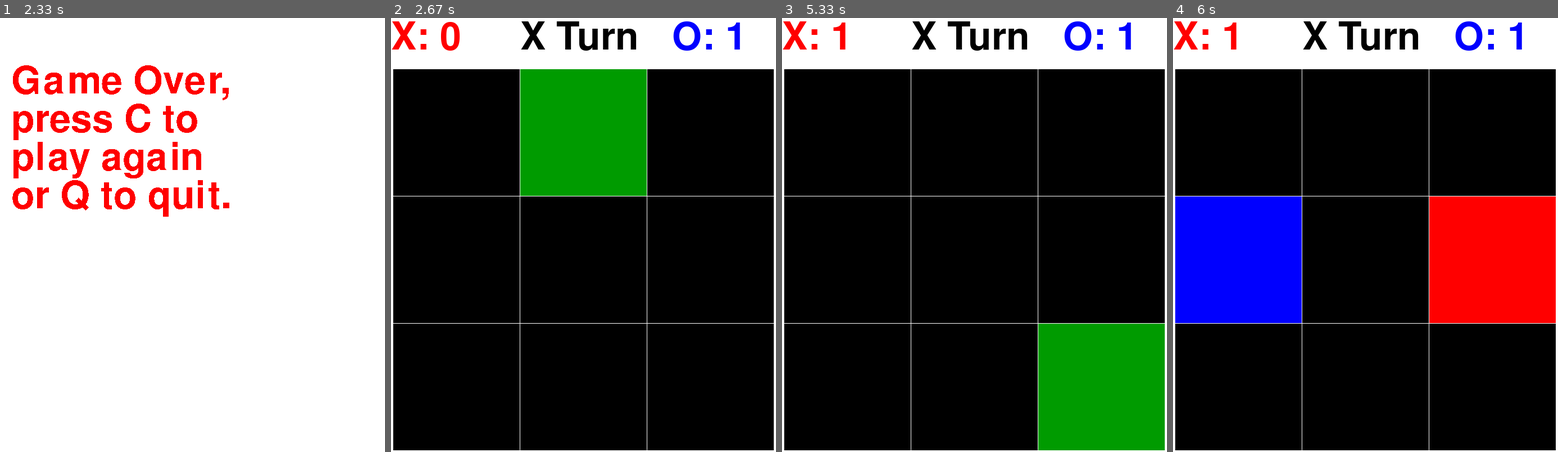
Above: before the commit, frames 1-4 (left to right).
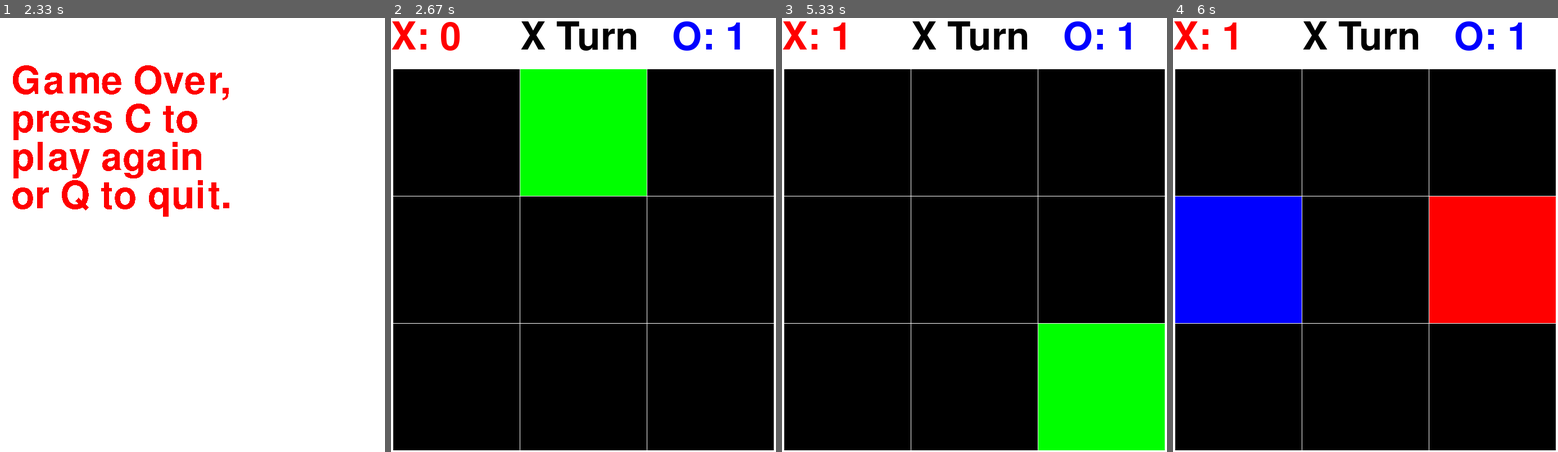
Above: after the commit, the same moments.

Repository: kaleblub/pygame-tictactoe
Game: pygame game, started from tictactoe.py
Same seed, same stepped clock (60 frames per second), same inputs: the game is played once before the commit and once after it.
Inputs (mouse positions are in pixels of both pictures, inside the frame that each line leads up to):
- Up to frame 1 (2.33 s): press the mouse at (319, 130) at 0.37 s; move the mouse to (196, 235) at 0.47 s; release the mouse at (73, 334) at 0.6 s; press the mouse at (65, 386) at 0.7 s; move the mouse to (65, 256) at 0.8 s; release the mouse at (61, 130) at 0.93 s; press the mouse at (319, 261) at 1.03 s; move the mouse to (327, 326) at 1.13 s; release the mouse at (338, 395) at 1.27 s; press the mouse at (319, 261) at 1.37 s; move the mouse to (308, 226) at 1.47 s; release the mouse at (292, 195) at 1.6 s; press the mouse at (319, 130) at 1.7 s; move the mouse to (204, 217) at 1.8 s; release the mouse at (84, 300) at 1.93 s; press the mouse at (319, 130) at 2.03 s; move the mouse to (242, 161) at 2.13 s; release the mouse at (169, 191) at 2.27 s
- Up to frame 2 (2.67 s): tap C at 2.33 s
- Up to frame 3 (5.33 s): press the mouse at (847, 386) at 2.7 s; move the mouse to (928, 278) at 2.8 s; release the mouse at (1013, 169) at 2.93 s; press the mouse at (847, 130) at 3.03 s; move the mouse to (855, 182) at 3.13 s; release the mouse at (859, 235) at 3.27 s; press the mouse at (974, 130) at 3.37 s; move the mouse to (997, 200) at 3.47 s; release the mouse at (1020, 269) at 3.6 s; press the mouse at (1101, 261) at 3.7 s; move the mouse to (1016, 308) at 3.8 s; release the mouse at (932, 360) at 3.93 s; click (870, 78) at 4.05 s; press the mouse at (1101, 261) at 4.37 s; move the mouse to (1090, 230) at 4.47 s; release the mouse at (1082, 204) at 4.6 s; click (1059, 352) at 4.72 s; tap C at 5 s
- Up to frame 4 (6 s): press the mouse at (1238, 261) at 5.37 s; move the mouse to (1346, 287) at 5.47 s; release the mouse at (1454, 317) at 5.6 s; press the mouse at (1365, 261) at 5.7 s; move the mouse to (1307, 239) at 5.8 s; release the mouse at (1250, 221) at 5.93 s

Frame 1 is identical in both runs. In frame 2, 9.6% of the frame differs, in the area x 33-67%, y 11-41%; in frame 3, 9.6%; in frame 4, nothing differs.

Commit message:
Only changed the variables for colors to the already built-in strings in pygame

Diff:
--- a/tictactoe.py
+++ b/tictactoe.py
@@ -8,12 +8,6 @@
 pygame.display.set_caption('Tic-Tac-Toe')
 
 # ----------- Constants -------------------
-white = (255,255,255)
-black = (0,0,0)
-red = (255,0,0)
-green = (0,155,0)
-blue = (0, 0, 255)
-
 font = pygame.font.SysFont(None, 100)
 
 gameOverMessage = """
@@ -32,22 +26,22 @@
 		box = pygame.Rect(x, y, tileSize, tileSize)
 		board.append(box) # place each box in the board
 
-def blitMultiLineText(surface, text, pos, font, color=pygame.Color('black')):
+def blitMultiLineText(surface, text, position, font , color=pygame.Color("black")):
     words = [word.split(' ') for word in text.splitlines()]  # 2D array where each row is a list of words.
     space = font.size(' ')[0]  # The width of a space.
-    max_width, max_height = surface.get_size()
-    x, y = pos
+    maxWidth, maxHeight = surface.get_size()
+    x, y = position
     for line in words:
         for word in line:
-            word_surface = font.render(word, 0, color)
-            word_width, word_height = word_surface.get_size()
-            if x + word_width >= max_width:
-                x = pos[0]  # Reset the x.
-                y += word_height  # Start on new row.
-            surface.blit(word_surface, (x, y))
-            x += word_width + space
-        x = pos[0]  # Reset the x.
-        y += word_height  # Start on new row.
+            wordSurface = font.render(word, 0, color)
+            wordWidth, wordHeight = wordSurface.get_size()
+            if x + wordWidth >= maxWidth:
+                x = position[0]  # Reset the x.
+                y += wordHeight  # Start on new row.
+            surface.blit(wordSurface, (x, y))
+            x += wordWidth + space
+        x = position[0]  # Reset the x.
+        y += wordHeight  # Start on new row.
 
 def isGameOver(board):
 	# Check Horizontals
@@ -88,8 +82,8 @@
 		return False
 
 # Switches The Current Player
-def switchTurn(turn):
-	if turn == 'x':
+def switchTurn(currentPlayer):
+	if currentPlayer == 'x':
 		return 'o'
 	else:
 		return 'x'
@@ -98,16 +92,16 @@
 	def __init__(self):
 		self.xScore = 0
 		self.oScore = 0
-		self.xScoreMessage = font.render(f'X: {self.xScore}', True, red)
-		self.oScoreMessage = font.render(f'O: {self.oScore}', True, blue)
+		self.xScoreMessage = font.render(f'X: {self.xScore}', True, "red")
+		self.oScoreMessage = font.render(f'O: {self.oScore}', True, "blue")
 
-	def scoreUpdate(self, player):
-		if player == 'x':
+	def scoreUpdate(self, currentPlayer):
+		if currentPlayer == 'x':
 			self.xScore += 1
-			self.xScoreMessage = font.render(f'X: {self.xScore}', True, red)
+			self.xScoreMessage = font.render(f'X: {self.xScore}', True, "red")
 		else:
 			self.oScore += 1
-			self.oScoreMessage = font.render(f'O: {self.oScore}', True, blue)
+			self.oScoreMessage = font.render(f'O: {self.oScore}', True, "blue")
 
 # Initiate Scores Class Outside Of Main Loop
 # So That The Scores Are Saved
@@ -119,10 +113,10 @@
 	gameRunning = True
 	gameOver = False
 
-	letter = font.render('X', True, white)
+	letter = font.render('X', True, "white")
 
 	currentPlayer = 'x' # The Turn of the Current Player
-	turnMessage = font.render(f'{currentPlayer.upper()} Turn', True, black)
+	turnMessage = font.render(f'{currentPlayer.upper()} Turn', True, "black")
 
 	trackBoard = [None for i in range(0, 9)] # Board to keep track of X's and O's
 
@@ -131,8 +125,8 @@
 
 # ----------- Game Over Menu -------------
 		while gameOver == True:
-			gameDisplay.fill(white)
-			blitMultiLineText(gameDisplay, gameOverMessage, (20, 20), font, color=red)
+			gameDisplay.fill("white")
+			blitMultiLineText(gameDisplay, gameOverMessage, (20, 20), font, color="red")
 			pygame.display.update()
 			for event in pygame.event.get():
 				if event.type == pygame.QUIT:
@@ -146,7 +140,7 @@
 					if event.key == pygame.K_c:
 						runGame()
 
-# ------------- Game Handling ----------------
+# ------------- Gameplay Handling ----------------
 		for event in pygame.event.get(): # If the exit button was clicked, exit the game
 			if event.type == pygame.QUIT:
 				gameRunning = False
@@ -155,30 +149,30 @@
 					if box.collidepoint(pygame.mouse.get_pos()) and spaceIsAvailable(box, trackBoard): # Check if it was in a box on the board and if the box is available or not
 						trackBoard[board.index(box)] = currentPlayer 	 # Make the board reflect the current player's choice
 						currentPlayer = switchTurn(currentPlayer)
-						turnMessage = font.render(f'{currentPlayer.upper()} Turn', True, black) # Re-render the turnMessage
+						turnMessage = font.render(f'{currentPlayer.upper()} Turn', True, "black") # Re-render the turnMessage
 						gameOver = isGameOver(trackBoard)
 
 #  ----------- Game Code -------------------
 		# Refresh the screen with white
-		gameDisplay.fill(white)
+		gameDisplay.fill("white")
 
 		# Display the scores of each player
 		gameDisplay.blit(scores.xScoreMessage, (0, 10))
 		gameDisplay.blit(scores.oScoreMessage, (500, 10))
 
-		# Display whos turn it is
+		# Display whose turn it is
 		gameDisplay.blit(turnMessage, (230, 10))
 
-# ------------ Draw The Current Gameboard -------------
+		# Draw The Current Gameboard
 		for box in board:
 			if trackBoard[board.index(box)] == 'x': # if x has previously selected a box, display red
-				pygame.draw.rect(gameDisplay, red, box)
+				pygame.draw.rect(gameDisplay, "red", box)
 			elif trackBoard[board.index(box)] == 'o': # if o has previously selected a box, display blue
-				pygame.draw.rect(gameDisplay, blue, box)
+				pygame.draw.rect(gameDisplay, "blue", box)
 			elif box.collidepoint(pygame.mouse.get_pos()): # if the box is being hovered over, display green
-				pygame.draw.rect(gameDisplay, green, box)
+				pygame.draw.rect(gameDisplay, "green", box)
 			else: 										  # if nothing is/has happened to the box, display black
-				pygame.draw.rect(gameDisplay, black, box)
+				pygame.draw.rect(gameDisplay, "black", box)
 
 		pygame.display.update()
 
